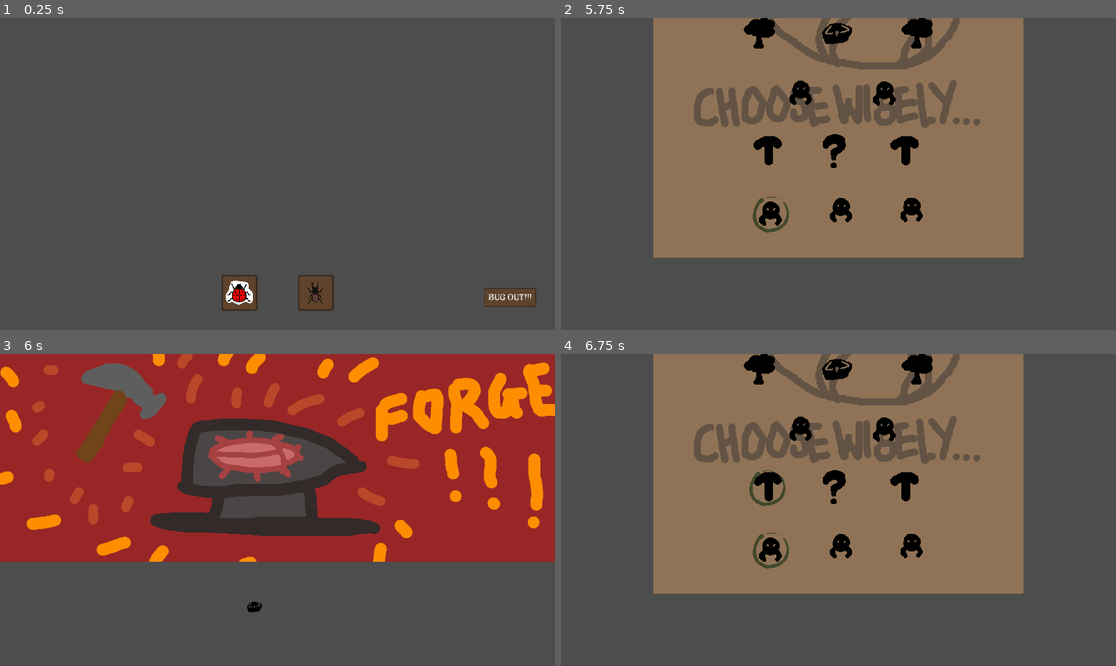
Above: before the commit, frames 1-4 (two rows, left to right).
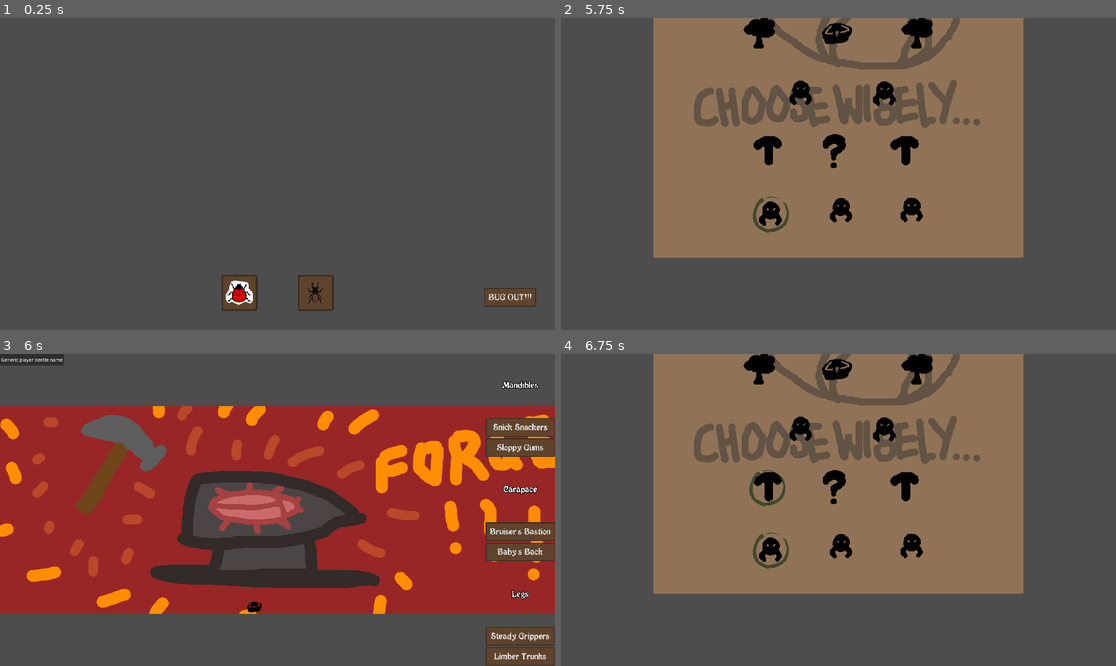
Above: after the commit, the same moments.

Repository: YewChian/BeetleArena
Game: Godot game, scene res://StartRunScene.tscn
The game is run twice, just before and just after one commit, with the same random seed, the same clock (stepped at 60 frames per second) and the same inputs.
Inputs (mouse positions are in pixels of both pictures, inside the frame that each line leads up to):
- Up to frame 1 (0.25 s): no input
- Up to frame 2 (5.75 s): click (799, 292) at 0.5 s; click (877, 292) at 1.25 s; click "BUG OUT!!!" at 2 s; click (771, 214) at 2.75 s; click (1016, 255) at 3.5 s; click (844, 211) at 4.25 s; click (910, 208) at 5 s
- Up to frame 3 (6 s): click (205, 488) at 5.75 s
- Up to frame 4 (6.75 s): click (816, 606) at 6.5 s

Frames 1-2 are identical in both runs. In frame 3, 59% of the frame differs, in the area x 0-100%, y 0-100%; in frame 4, nothing differs.
Error before the commit: Invalid call. Nonexistent function 'instantiate' in base 'Nil'. (res://Singletons/Inventory.gd:11)
Error after the commit: Invalid call. Nonexistent function 'instantiate' in base 'Nil'. (res://Singletons/Inventory.gd:18)

Commit message:
beetles appear on anvils, and inventories parts are displayed on forge event

Diff:
--- a/Carapace/Carapace.gd
+++ b/Carapace/Carapace.gd
@@ -1,6 +1,7 @@
 extends CharacterBody2D
 class_name Carapace
 
+var part_name
 var end
 
 var left_leg_attachment_vector
--- a/Carapace/Carapace.tscn
+++ b/Carapace/Carapace.tscn
@@ -39,7 +39,7 @@
 "flash_red": SubResource("Animation_saecs")
 }
 
-[node name="Carapace" type="CharacterBody2D"]
+[node name="Carapace" type="CharacterBody2D" groups=["Carapace"]]
 collision_layer = 2
 collision_mask = 3
 script = ExtResource("1_v0bwk")
--- a/Carapace/FlyCarapace.gd
+++ b/Carapace/FlyCarapace.gd
@@ -1,6 +1,7 @@
 extends Carapace
 
 func initialise_stats():
+	part_name = "Foolish Flappers"
 	end = 1
 	left_leg_attachment_vector = Vector2(-16, 0)
 	WallDetector_carapace_attachment_vector = Vector2(0, -64)
--- a/Carapace/LadybugCarapace.gd
+++ b/Carapace/LadybugCarapace.gd
@@ -1,6 +1,7 @@
 extends Carapace
 
 func initialise_stats():
+	part_name = "Baby's Back"
 	end = 3
 	left_leg_attachment_vector = Vector2(-150, 150)
 	WallDetector_carapace_attachment_vector = Vector2(0, 0)
--- a/Carapace/StagBeetleCarapace.gd
+++ b/Carapace/StagBeetleCarapace.gd
@@ -1,6 +1,7 @@
 extends Carapace
 
 func initialise_stats():
+	part_name = "Bruiser's Bastion"
 	end = 3
 	left_leg_attachment_vector = Vector2(-100, 90)
 	WallDetector_carapace_attachment_vector = Vector2(0, -160)
--- a/Events/Arena.gd
+++ b/Events/Arena.gd
@@ -41,7 +41,6 @@
 
 # Called when the node enters the scene tree for the first time.
 func _ready():
-	print(Inventory.beetles)
 	await initialize_player_beetles()
 
 
--- /dev/null
+++ b/Events/BeetleListElement.gd
@@ -0,0 +1,6 @@
+extends HBoxContainer
+
+var beetle_name: String
+
+func update_info():
+	%Name.text = beetle_name
--- /dev/null
+++ b/Events/BeetleListElement.tscn
@@ -0,0 +1,17 @@
+[gd_scene load_steps=2 format=3 uid="uid://rhmmpa4aqs1s"]
+
+[ext_resource type="Script" path="res://Events/BeetleListElement.gd" id="1_0jtel"]
+
+[node name="BeetleListElement" type="HBoxContainer"]
+anchors_preset = 15
+anchor_right = 1.0
+anchor_bottom = 1.0
+grow_horizontal = 2
+grow_vertical = 2
+size_flags_horizontal = 3
+size_flags_vertical = 3
+script = ExtResource("1_0jtel")
+
+[node name="Name" type="Button" parent="."]
+unique_name_in_owner = true
+layout_mode = 2
--- /dev/null
+++ b/Events/ForgeEvent.gd
@@ -0,0 +1,48 @@
+extends Node2D
+
+@onready var beetle_list: Object = %BeetleList
+var beetle_list_element_resource: Resource = preload("res://Events/BeetleListElement.tscn")
+var main_beetle: Object
+
+# Called when the node enters the scene tree for the first time.
+func _ready() -> void:
+	for beetle_name in Inventory.beetles:
+		var new_element = beetle_list_element_resource.instantiate()
+		new_element.get_node("Name").pressed.connect(_on_element_pressed.bind(new_element))
+		beetle_list.add_child(new_element)
+		new_element.beetle_name = beetle_name
+		await new_element.update_info()
+
+	var temp_part: Object
+	for part in Inventory.spare_parts:
+		temp_part = part.instantiate()
+		if temp_part.is_in_group("Mandible"):
+			await create_right_bar_element(%MandibleBox, part)
+			continue
+		if temp_part.is_in_group("Carapace"):
+			await create_right_bar_element(%CarapaceBox, part)
+			continue
+		if temp_part.is_in_group("Legs"):
+			await create_right_bar_element(%LegsBox, part)
+			continue
+
+
+func create_right_bar_element(parent_box: Object, part: Resource):
+	var new_element = Button.new()
+	var temp_part = part.instantiate()
+	add_child(temp_part)
+	temp_part.visible = false
+	parent_box.add_child(new_element)
+	new_element.text = temp_part.part_name
+
+	temp_part.queue_free()
+
+func _on_element_pressed(element):
+	if main_beetle != null:
+		main_beetle.queue_free()
+
+	main_beetle = Inventory.assemble_beetle(element.beetle_name, Inventory.beetles[element.beetle_name])
+	main_beetle.team = 0
+	add_child(main_beetle)
+	main_beetle.global_position = Vector2(0,0)
+	main_beetle.scale = Vector2(0.1, 0.1)
--- a/Events/forge_event.tscn
+++ b/Events/forge_event.tscn
@@ -1,23 +1,87 @@
-[gd_scene load_steps=3 format=3 uid="uid://vlpllpiftwd6"]
+[gd_scene load_steps=5 format=3 uid="uid://vlpllpiftwd6"]
 
+[ext_resource type="Script" path="res://Events/ForgeEvent.gd" id="1_81scc"]
 [ext_resource type="Texture2D" uid="uid://d1nay2emdu4m5" path="res://Assets/Backgrounds/FORGE.png" id="1_dcup2"]
 [ext_resource type="PackedScene" uid="uid://b7p4xbu3c7hra" path="res://Events/returntomain.tscn" id="2_tu8uh"]
+[ext_resource type="Theme" uid="uid://b66cxik023bhq" path="res://WoodenTheme.tres" id="3_lus45"]
 
 [node name="ForgeEvent" type="Node2D"]
+script = ExtResource("1_81scc")
 
 [node name="Camera2D" type="Camera2D" parent="."]
-anchor_mode = 0
 
 [node name="CanvasLayer" type="CanvasLayer" parent="."]
-
-[node name="TextureRect" type="TextureRect" parent="CanvasLayer"]
-offset_right = 1920.0
-offset_bottom = 720.0
-texture = ExtResource("1_dcup2")
-stretch_mode = 2
 
 [node name="Returntomain" parent="CanvasLayer" instance=ExtResource("2_tu8uh")]
 offset_left = 344.0
 offset_top = 533.0
 offset_right = 344.0
 offset_bottom = 533.0
+
+[node name="BeetleList" type="VBoxContainer" parent="CanvasLayer"]
+unique_name_in_owner = true
+offset_right = 40.0
+offset_bottom = 40.0
+
+[node name="RightBar" type="VBoxContainer" parent="CanvasLayer"]
+anchors_preset = 11
+anchor_left = 1.0
+anchor_right = 1.0
+anchor_bottom = 1.0
+grow_horizontal = 0
+grow_vertical = 2
+size_flags_horizontal = 3
+size_flags_vertical = 3
+theme = ExtResource("3_lus45")
+
+[node name="MandibleBox" type="VBoxContainer" parent="CanvasLayer/RightBar"]
+unique_name_in_owner = true
+layout_mode = 2
+size_flags_vertical = 3
+
+[node name="Header" type="Label" parent="CanvasLayer/RightBar/MandibleBox"]
+layout_mode = 2
+size_flags_vertical = 3
+size_flags_stretch_ratio = 0.2
+text = "Mandibles
+"
+horizontal_alignment = 1
+vertical_alignment = 1
+
+[node name="CarapaceBox" type="VBoxContainer" parent="CanvasLayer/RightBar"]
+unique_name_in_owner = true
+layout_mode = 2
+size_flags_vertical = 3
+
+[node name="Header" type="Label" parent="CanvasLayer/RightBar/CarapaceBox"]
+layout_mode = 2
+size_flags_vertical = 3
+size_flags_stretch_ratio = 0.2
+text = "Carapace"
+horizontal_alignment = 1
+vertical_alignment = 1
+
+[node name="LegsBox" type="VBoxContainer" parent="CanvasLayer/RightBar"]
+unique_name_in_owner = true
+layout_mode = 2
+size_flags_vertical = 3
+
+[node name="Header" type="Label" parent="CanvasLayer/RightBar/LegsBox"]
+layout_mode = 2
+size_flags_vertical = 3
+size_flags_stretch_ratio = 0.2
+text = "Legs
+"
+horizontal_alignment = 1
+vertical_alignment = 1
+
+[node name="Anvil" type="StaticBody2D" parent="." groups=["Wall"]]
+z_index = -1
+z_as_relative = false
+collision_mask = 10
+
+[node name="AnvilCollision" type="CollisionPolygon2D" parent="Anvil"]
+polygon = PackedVector2Array(103, -108, -344, -148, -362, 144, 113, 129, 288, 28, 235, 19, 91, 107, -323, 118, -291, -116, 71, -95, 239, 17, 305, 29)
+
+[node name="Sprite2D" type="Sprite2D" parent="Anvil"]
+texture = ExtResource("1_dcup2")
--- a/Legs/LadybugLegs/LadybugLeftLeg.gd
+++ b/Legs/LadybugLegs/LadybugLeftLeg.gd
@@ -1,5 +1,6 @@
 extends LeftLeg
 
 func initialise_stats():
+	part_name = "Steady Grippers"
 	base_spd = 2
 	aggro_spd = 3
--- a/Legs/LeftLeg.gd
+++ b/Legs/LeftLeg.gd
@@ -3,6 +3,7 @@
 
 var base_spd
 var aggro_spd
+var part_name
 
 func _ready():
 	initialise_stats()
--- a/Legs/LeftLeg.tscn
+++ b/Legs/LeftLeg.tscn
@@ -1,6 +1,6 @@
 [gd_scene format=3 uid="uid://uh1pv58hcx8s"]
 
-[node name="LeftLeg" type="Area2D"]
+[node name="LeftLeg" type="Area2D" groups=["Legs"]]
 collision_layer = 0
 collision_mask = 0
 
--- a/Legs/RightLeg.tscn
+++ b/Legs/RightLeg.tscn
@@ -1,6 +1,6 @@
 [gd_scene format=3 uid="uid://c3apk1w5os81o"]
 
-[node name="RightLeg" type="Area2D"]
+[node name="RightLeg" type="Area2D" groups=["Legs"]]
 collision_layer = 0
 collision_mask = 0
 
--- a/Legs/StagBeetleLegs/StagBeetleLeftLeg.gd
+++ b/Legs/StagBeetleLegs/StagBeetleLeftLeg.gd
@@ -1,5 +1,6 @@
 extends LeftLeg
 
 func initialise_stats():
+	part_name = "Limber Trunks"
 	base_spd = 1
 	aggro_spd = 20
--- a/Mandibles/LadybugMandibles.gd
+++ b/Mandibles/LadybugMandibles.gd
@@ -1,5 +1,6 @@
 extends Mandibles
 
 func initialise_stats():
+	part_name = "Sloppy Gums"
 	str = 1
 	WallDetector_mandible_attachment_vector = Vector2(0, -128)
--- a/Mandibles/StagBeetleMandible.gd
+++ b/Mandibles/StagBeetleMandible.gd
@@ -1,5 +1,6 @@
 extends Mandibles
 
 func initialise_stats():
+	part_name = "Snick Snackers"
 	str = 1
 	WallDetector_mandible_attachment_vector = Vector2(0, -320)
--- a/Mandibles/StagBeetleMandible.tscn
+++ b/Mandibles/StagBeetleMandible.tscn
@@ -1,12 +1,8 @@
-[gd_scene load_steps=6 format=3 uid="uid://cly0g404spggv"]
+[gd_scene load_steps=5 format=3 uid="uid://cly0g404spggv"]
 
 [ext_resource type="PackedScene" uid="uid://bgu3cevlf6dej" path="res://Mandibles/mandible.tscn" id="1_radw3"]
 [ext_resource type="Texture2D" uid="uid://ufpu358dfw2v" path="res://Assets/Mandibles/StagBeetleMandible.png" id="2_j5if8"]
 [ext_resource type="Script" path="res://Mandibles/StagBeetleMandible.gd" id="2_wgcjt"]
-
-[sub_resource type="CapsuleShape2D" id="CapsuleShape2D_nu4ug"]
-radius = 141.0
-height = 282.0
 
 [sub_resource type="CapsuleShape2D" id="CapsuleShape2D_a5sjg"]
 radius = 148.0
@@ -18,10 +14,6 @@
 [node name="Sprite2D" parent="." index="0"]
 texture = ExtResource("2_j5if8")
 
-[node name="Skeleton" parent="." index="1"]
-position = Vector2(0, -254)
-shape = SubResource("CapsuleShape2D_nu4ug")
-
 [node name="CollisionShape2D" parent="Hitbox" index="0"]
 position = Vector2(0, -286)
 shape = SubResource("CapsuleShape2D_a5sjg")
--- a/Mandibles/mandible.gd
+++ b/Mandibles/mandible.gd
@@ -3,6 +3,7 @@
 
 var WallDetector_mandible_attachment_vector
 var str
+var part_name
 
 func _ready():
 	initialise_stats()
--- a/Mandibles/mandible.tscn
+++ b/Mandibles/mandible.tscn
@@ -1,6 +1,6 @@
 [gd_scene format=3 uid="uid://bgu3cevlf6dej"]
 
-[node name="Mandible" type="Node2D"]
+[node name="Mandible" type="Node2D" groups=["Mandible"]]
 
 [node name="Sprite2D" type="Sprite2D" parent="."]
 
--- a/Singletons/Inventory.gd
+++ b/Singletons/Inventory.gd
@@ -2,7 +2,14 @@
 
 # nickname: {mandibles, carapace, left_leg, right_leg, nature, bonus_end, bonus_str, bonus_spd}
 var beetles = {}
-var spare_parts = []
+var spare_parts = [
+	load("res://Mandibles/StagBeetleMandible.tscn"),	# for debugging
+	load("res://Mandibles/LadybugMandibles.tscn"),	# for debugging
+	load("res://Carapace/StagBeetleCarapace.tscn"),	# for debugging
+	load("res://Carapace/LadybugCarapace.tscn"),	# for debugging
+	load("res://Legs/LadybugLegs/LadybugLeftLeg.tscn"),	# for debugging
+	load("res://Legs/StagBeetleLegs/StagBeetleLeftLeg.tscn"),	# for debugging
+]
 
 
 func assemble_beetle(nickname: String, beetle_data: Dictionary):
